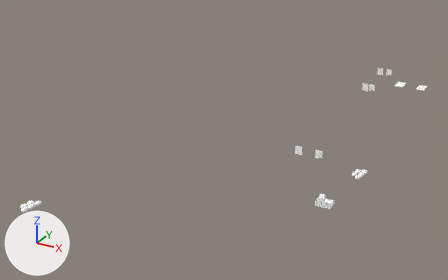
One commit to the OBJ model Assets/models/maps/belltower/compiler-safe/east/east_008_canvas_plain.obj: the scene before it, then after it.
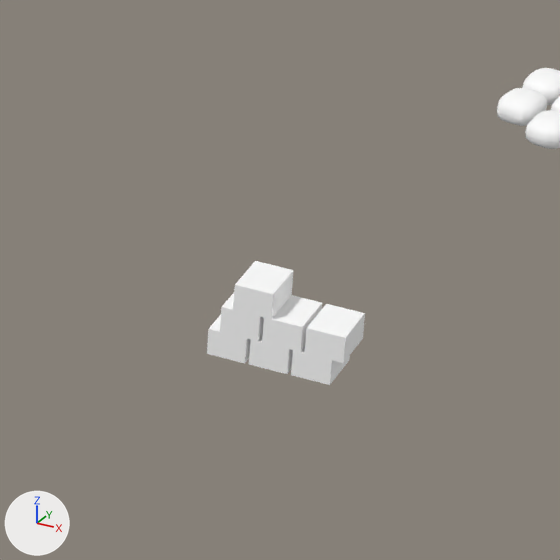
Old and new are each drawn whole from a 50 mm camera at (-523.0, -2778.0, 1211.0) aimed at (-1776.0, -499.0, 71.0) and again close up on the part from 64% to 80% of the width and 57% to 83% of the height. Arrows for +X, +Y and +Z are at lower left; the lights stay in place. The last two pictures show the newer version. Where no turn or scale is listed for an object, it has been applied to the vertices.

Before the edit, the objects in view are built like this:
```python
me_east_008_canvas_plain = bpy.data.meshes.new('east_008_canvas_plain')
me_east_008_canvas_plain.from_pydata(...)  # 5480 vertices, 9700 faces; spans x -2185.0..-1078.0, y -1376.0..560.0, z 0.0..188.0
me_east_008_canvas_plain.materials.append(mat_canvas_plain)  # white #ffffff
ob_east_008_canvas_plain = bpy.data.objects.new('east_008_canvas_plain', me_east_008_canvas_plain)
ob_east_008_canvas_plain.location = (0.0, 0.0, 0.0)
```
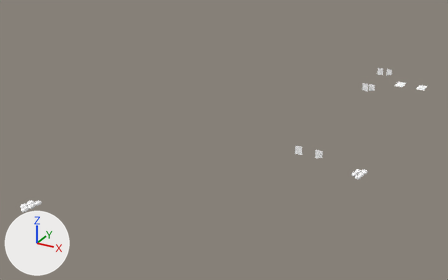
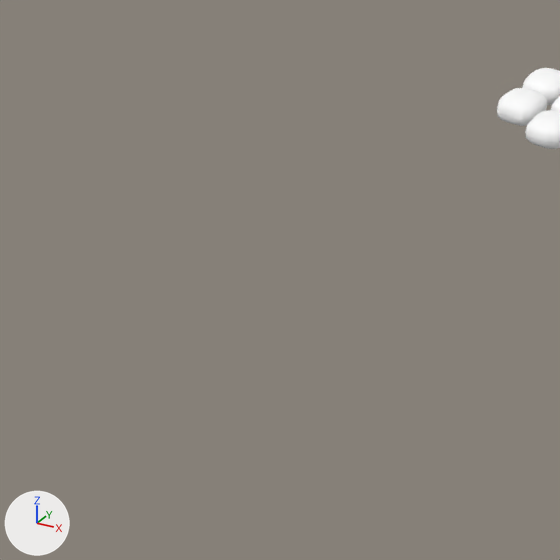
What differs and where, as boxes (x1, y1, x2, y2) in the close-ups (560 x 560 px):
'east_008_canvas_plain', reshaped: before (207, 68, 560, 385); after (497, 68, 560, 149)
part 1 of me_east_008_canvas_plain, deleted: before (207, 261, 365, 385)

The edits, one by one:
me_east_008_canvas_plain is used by ob_east_008_canvas_plain; location (0.0, 0.0, 0.0).
me_east_008_canvas_plain had 5480 vertices, 9700 faces and spanned x -2185.0..-1078.0, y -1376.0..560.0, z 0.0..188.0.
me_east_008_canvas_plain now has 5424 vertices, 9616 faces and spans x -2185.0..-1078.0, y -1376.0..560.0, z 32.0..188.0.
me_east_008_canvas_plain part 1: 7 loose pieces with 56 vertices, spanning x -1237.0..-1167.0, y -744.0..-716.0, z 0.0..42.0, are deleted.
Other edits to the shape of me_east_008_canvas_plain do not show in these pictures.
